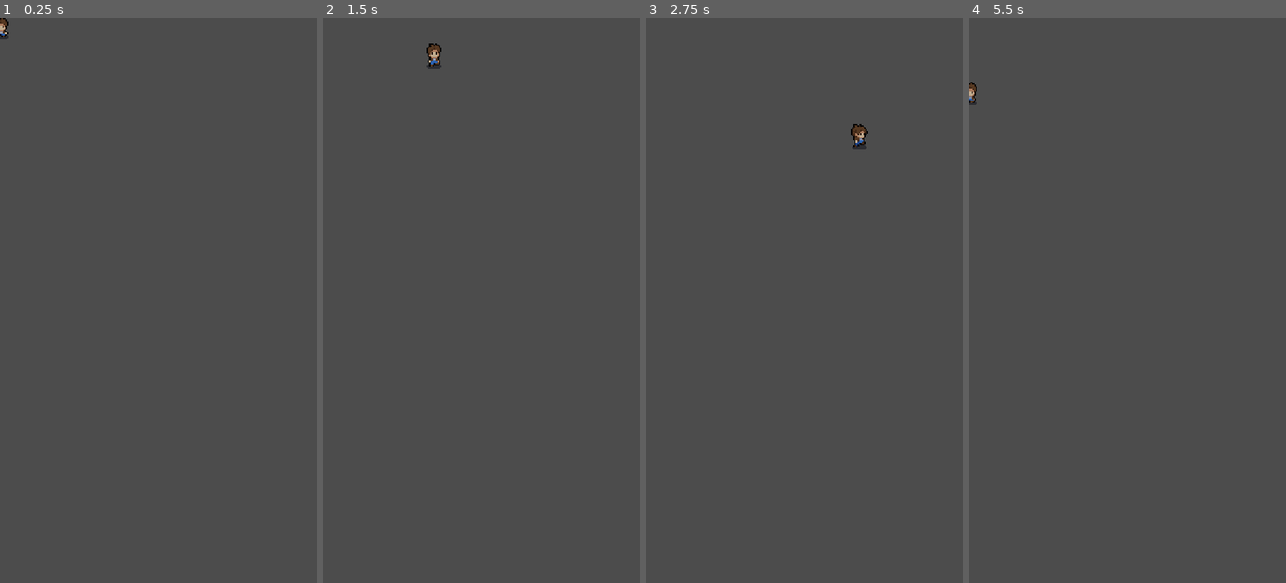
Above: before the commit, frames 1-4 (left to right).
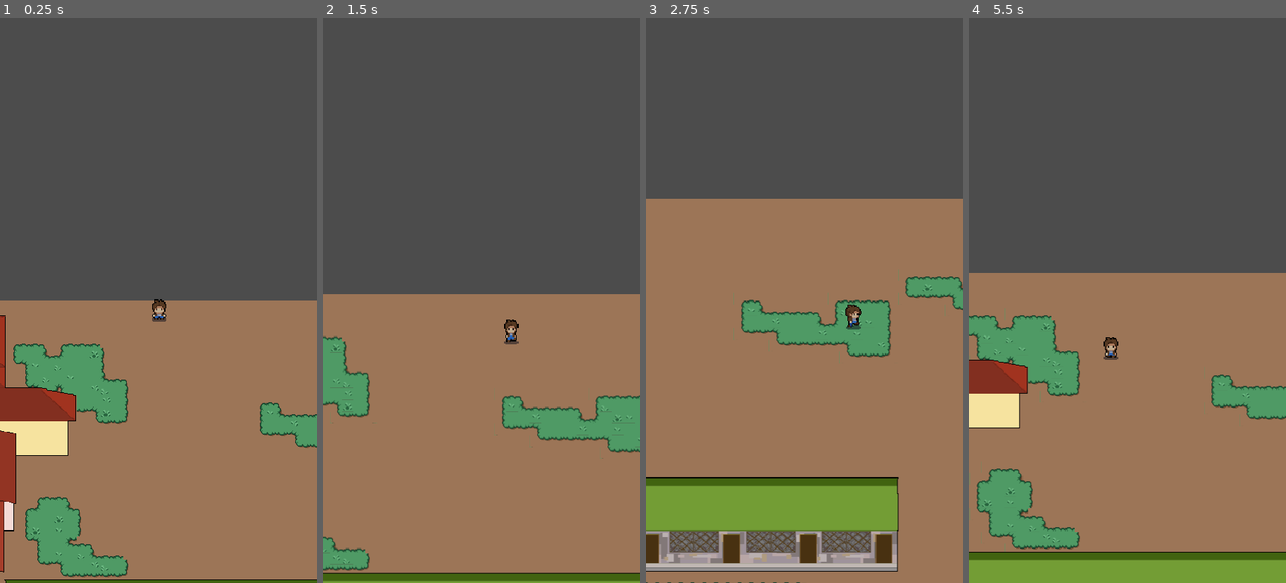
Above: after the commit, the same moments.

Repository: AbrahamJeffersonLeysico/Godot-2DNMap
Game: Godot game, scene res://scenes/world.tscn
Same seed, same stepped clock (60 frames per second), same inputs: the game is played once before the commit and once after it. Before the commit the project starts from res://scenes/player.tscn.
Inputs:
- Up to frame 1 (0.25 s): no input
- Up to frame 2 (1.5 s): tap Enter at 0.5 s; hold Right (ui_right) 0.53-1.28 s; hold Down (ui_down) from 1.28 s (still down)
- Up to frame 3 (2.75 s): release Down (ui_down) at 2.03 s; hold Right (ui_right) from 2.03 s (still down)
- Up to frame 4 (5.5 s): release Right (ui_right) at 2.78 s; hold Up (ui_up) 2.78-3.53 s; hold Left (ui_left) 3.53-5.03 s; hold Down (ui_down) from 5.03 s (still down)

The runs differ from the first frame. In frame 1, 50% of the frame differs, in the area x 0-100%, y 0-100%; in frame 2, 51%; in frame 3, 67%, in the area x 0-100%, y 18-100%; in frame 4, 55%.

Commit message:
change in main scene

Diff:
--- a/CvSU_2dNMap/project.godot
+++ b/CvSU_2dNMap/project.godot
@@ -11,7 +11,7 @@
 [application]
 
 config/name="CvSU_2dNMap"
-run/main_scene="res://scenes/player.tscn"
+run/main_scene="res://scenes/world.tscn"
 
 [display]
 
